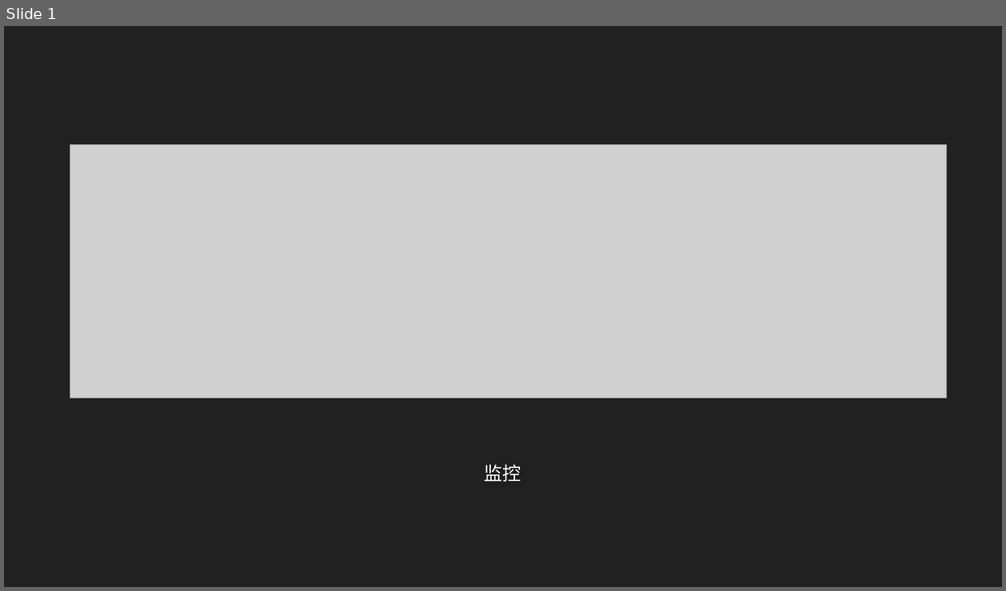
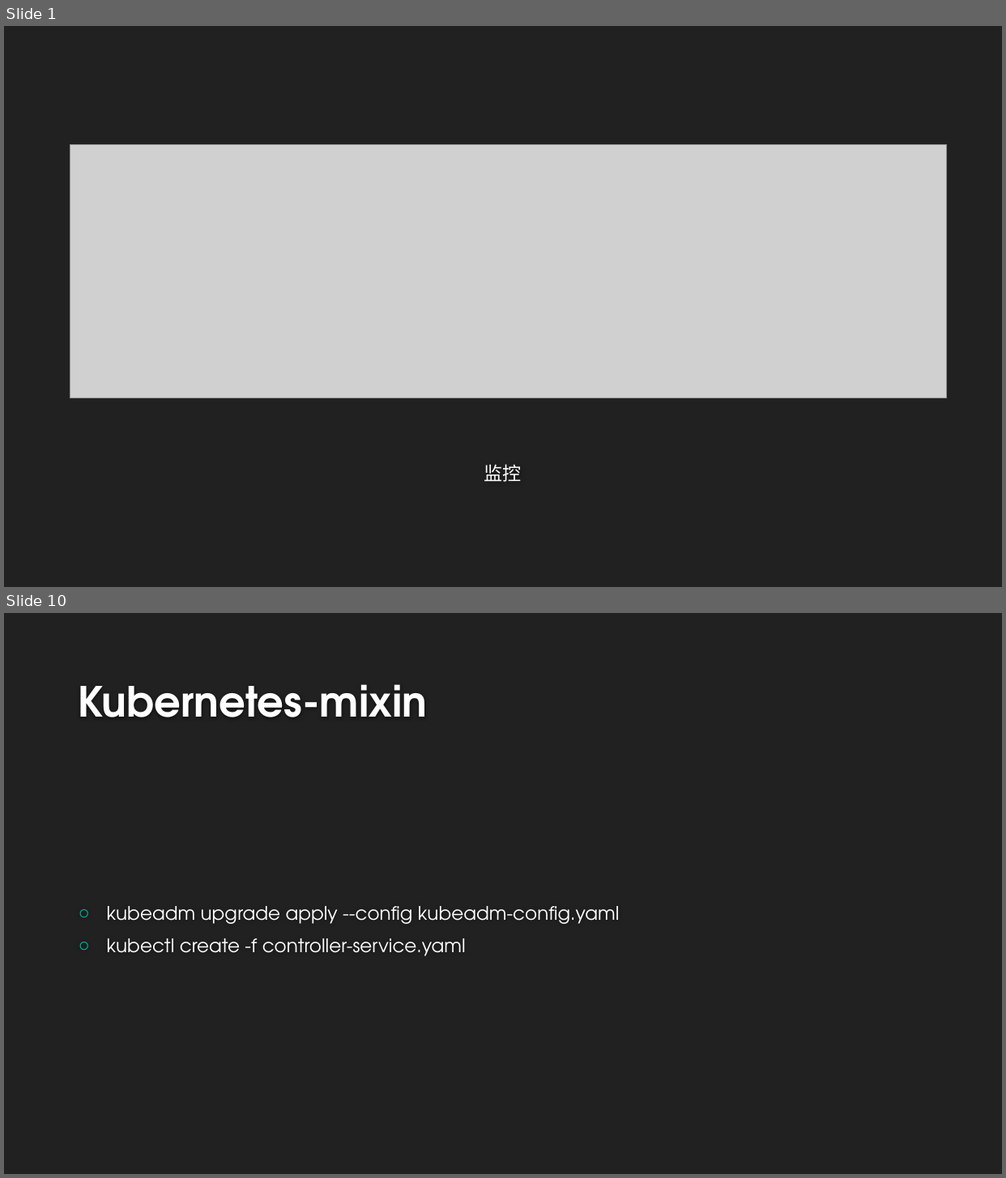
Before and after one commit to airuitian/CloudNative, a slide deck: kubernetes/k8s007.pptx. Shown one above the other, each under a label of ours: slide 1 before the commit, slides 1 and 10 after it; the slides between them are not shown. The pictures are 1006x591 and 1006x1178 pixels, drawn with LibreOffice and Linux fonts; fonts in the diff are those of the drawing; grey boxes stand for pictures; background and template pictures are left out. Boxes give left, top, right and bottom in pixels: in the first picture for what was removed or moved away, otherwise in the second. Text is boxed around its words. In the diff, an @@ line names an element or a change of style, - is before the commit and + after.

```diff
--- a/kubernetes/k8s007.pptx
+++ b/kubernetes/k8s007.pptx
@@ slide 10 added at [4, 613, 1002, 1174], background #212121 @@
@@ title added at [78, 684, 427, 717], 40 pt, text #FEFEFE, bold @@
+Kubernetes-mixin
@@ text added at [107, 906, 619, 956], 18 pt, text #FFFFFF @@
+○ kubeadm upgrade apply --config kubeadm-config.yaml
+○ kubectl create -f controller-service.yaml
```
Also in this commit, not shown: 1 slide changed, 12 other slides added, 1 other file.
